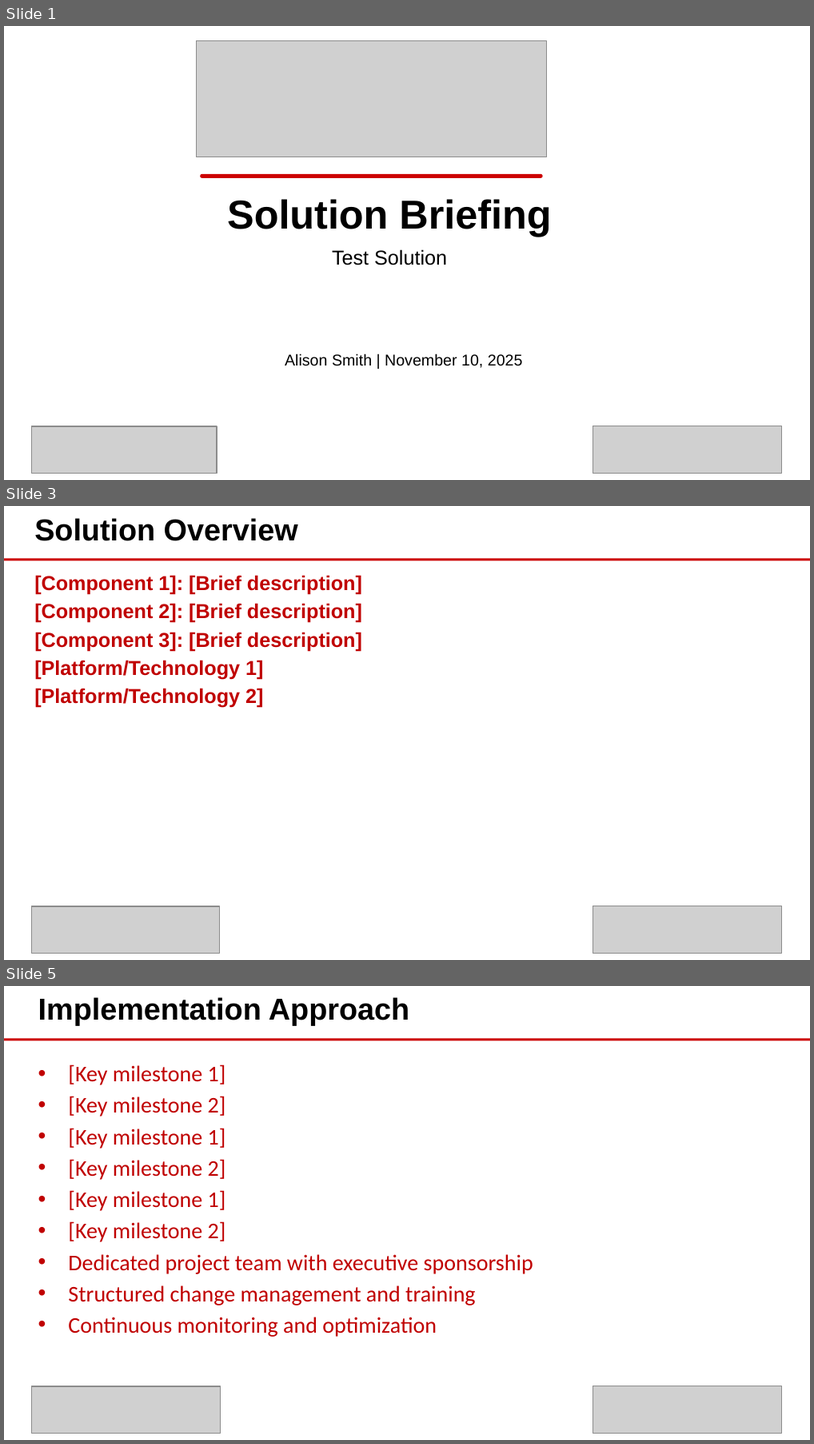
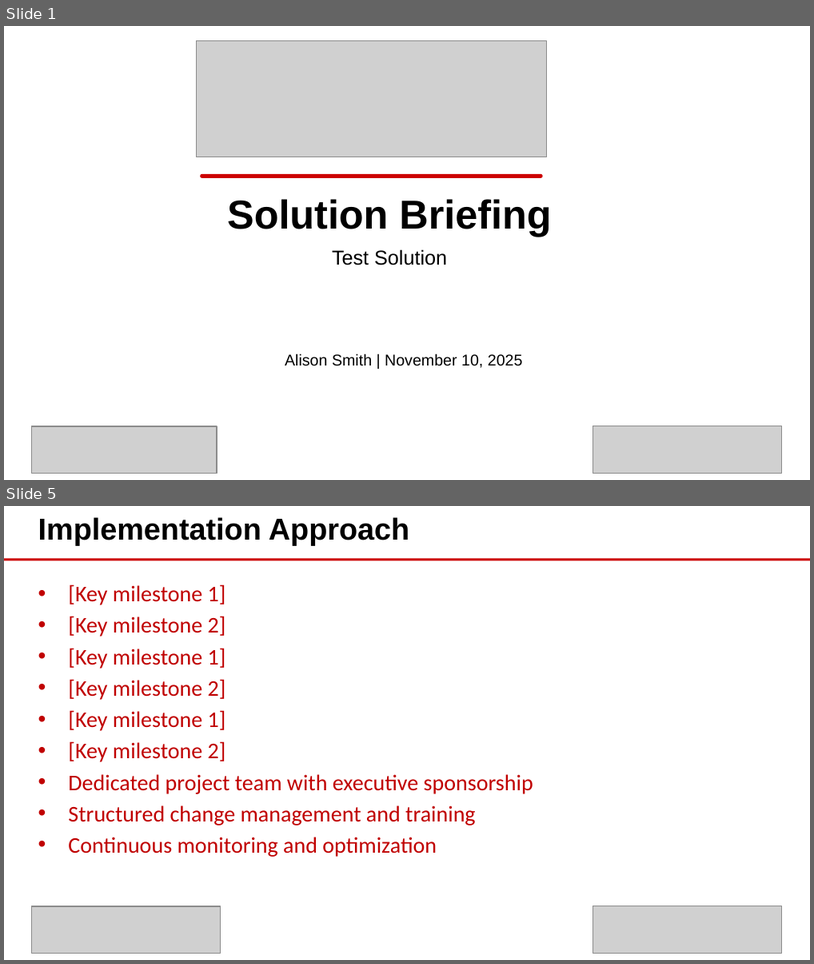
Before and after one commit to eoframework/solutions, a slide deck: solution-template/sample-provider/sample-category/sample-solution/presales/solution-briefing.pptx. Shown one above the other, each under a label of ours: slides 1, 3 and 5 before the commit, slides 1 and 5 after it; the slides between them are not shown. The pictures are 814x1444 and 814x964 pixels, drawn with LibreOffice and Linux fonts; fonts in the diff are those of the drawing; grey boxes stand for pictures; background and template pictures are left out. Boxes give left, top, right and bottom in pixels: in the first picture for what was removed or moved away, otherwise in the second. Text is boxed around its words. In the diff, an @@ line names an element or a change of style, - is before the commit and + after.

Commit message:
Add architecture diagram support and bold text formatting for presentations
Major Enhancements:
- Markdown image syntax support: ![alt](path) now automatically inserts images
- Bold text formatting: **text** syntax for inline bold formatting in slides
- Architecture diagram: Professional monotone 3-tier cloud architecture
- Hierarchical bullets: Solution Overview now matches Business Opportunity structure
- Content optimization: Reduced text by ~30% to prevent slide bleeding

Technical Changes:

1. Image Insertion System (solution-doc-builder.py):
   - Parse markdown image syntax: ![alt](path)
   - Calculate aspect ratio to prevent cropping
   - Use slide.shapes.add_picture() with centered positioning
   - Remove duplicate images from content area before insertion

2. Bold Text Formatting (solution-doc-builder.py):
   - New _apply_bold_formatting() method to parse **text** markers
   - Split text by ** and create runs with alternating bold formatting
   - Preserve markers during parsing for later formatting application
   - Works inline: **Label:** text or fully bold **Text**

3. Architecture Diagram (assets/images/architecture-diagram.png):
   - Created professional monotone 3-tier architecture (Presentation → Application → Data)
   - Used PIL/Pillow for programmatic diagram generation
   - Fixed text overlapping with proper y-positioning
   - 1920x1080 resolution for crisp rendering

4. Content Updates (presales/raw/solution-briefing.md):
   - Converted Solution Overview to hierarchical bullet structure
   - Reduced descriptions by ~30% (110+ chars → 88-97 chars)
   - Added architecture diagram reference
   - Applied bold formatting to key labels

5. Template Updates (powerpoint/EOFramework-Template-01.pptx):
   - Added hierarchical indentation to EO Visual Content layout
   - Reduced font size for better content fitting
   - Updated placeholder structure (content now idx=16)

Bug Fixes:
- Fixed image parsing blocked by bullet parsing (moved to separate check)
- Fixed text overlapping in diagram (separated text to multiple lines)
- Fixed image cropping (aspect ratio preservation)
- Fixed duplicate images (remove existing before adding new)
- Fixed wrong placeholder index (updated idx=11 to idx=16)

```diff
--- a/solution-template/sample-provider/sample-category/sample-solution/presales/solution-briefing.pptx
+++ b/solution-template/sample-provider/sample-category/sample-solution/presales/solution-briefing.pptx
@@ slide 3 removed at (4, 506, 810, 960), background #FFFFFF; not listed: 1 template element that a slide beside it also shows @@
@@ text removed at (34, 518, 298, 541) @@
-Solution Overview
@@ text removed at (34, 575, 362, 708) @@
-[Component 1]: [Brief description]
-[Component 2]: [Brief description]
-[Component 3]: [Brief description]
-[Platform/Technology 1]
-[Platform/Technology 2]
@@ picture removed at (31, 906, 219, 952) @@
@@ picture removed at (594, 906, 782, 952) @@
```
Also in this commit, not shown: 4 slides changed, 1 slide added, 4 other files.
